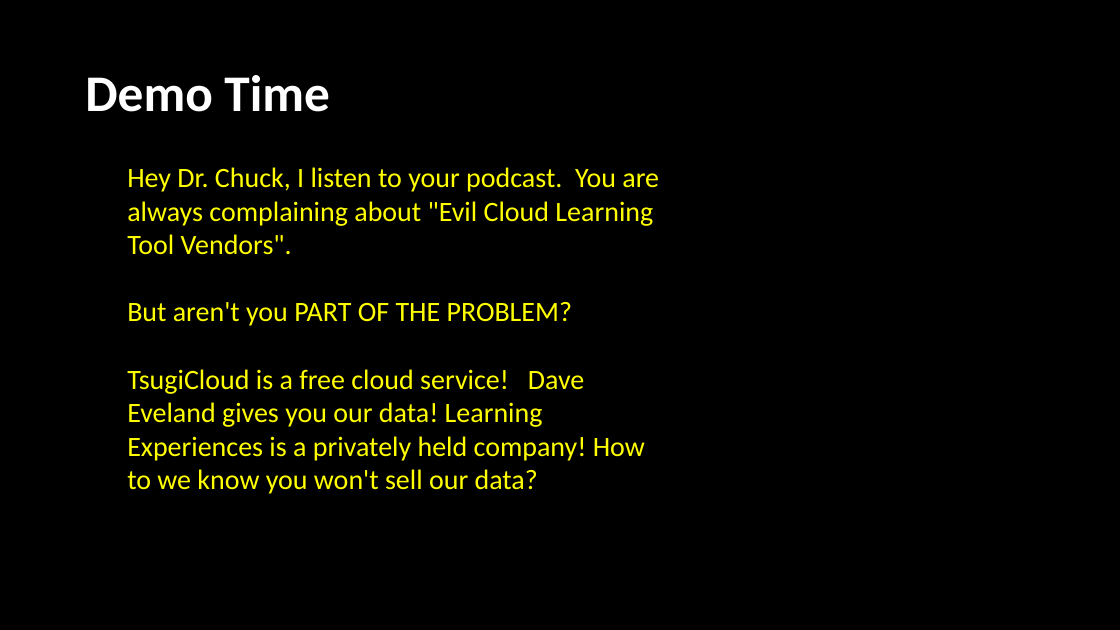
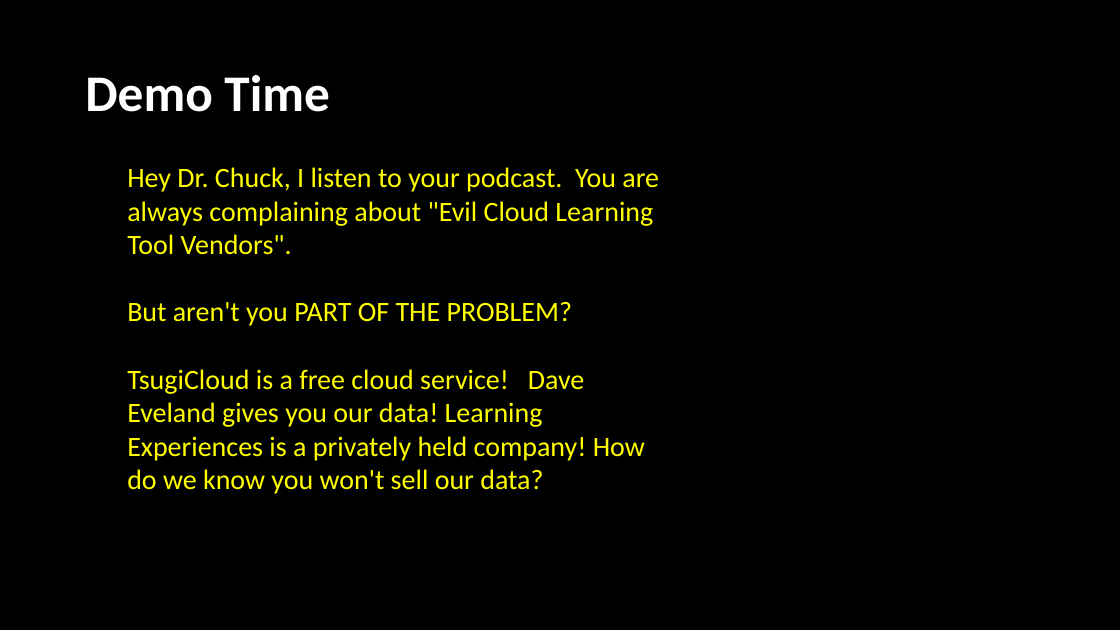
Before and after one commit to csev/talks, a slide deck: slide 9 of 2020/2020-08-13-LAMP_Privacy.pptx. Drawn at 1120x630 pixels with LibreOffice and Linux fonts; fonts in the diff are those of the drawing; background and template pictures are left out. Boxes give left, top, right and bottom in pixels: in the first picture for what was removed or moved away, otherwise in the second. Text is boxed around its words. In the diff, an @@ line names an element or a change of style, - is before the commit and + after.

Commit message:
Updates

```diff
--- a/2020/2020-08-13-LAMP_Privacy.pptx
+++ b/2020/2020-08-13-LAMP_Privacy.pptx
@@ text at <box>127,369,645,494</box>: text changed @@
-TsugiCloud is a free cloud service! Dave Eveland gives you our data! Learning Experiences is a privately held company! How to we know you won't sell our data?
+TsugiCloud is a free cloud service! Dave Eveland gives you our data! Learning Experiences is a privately held company! How do we know you won't sell our data?
```
